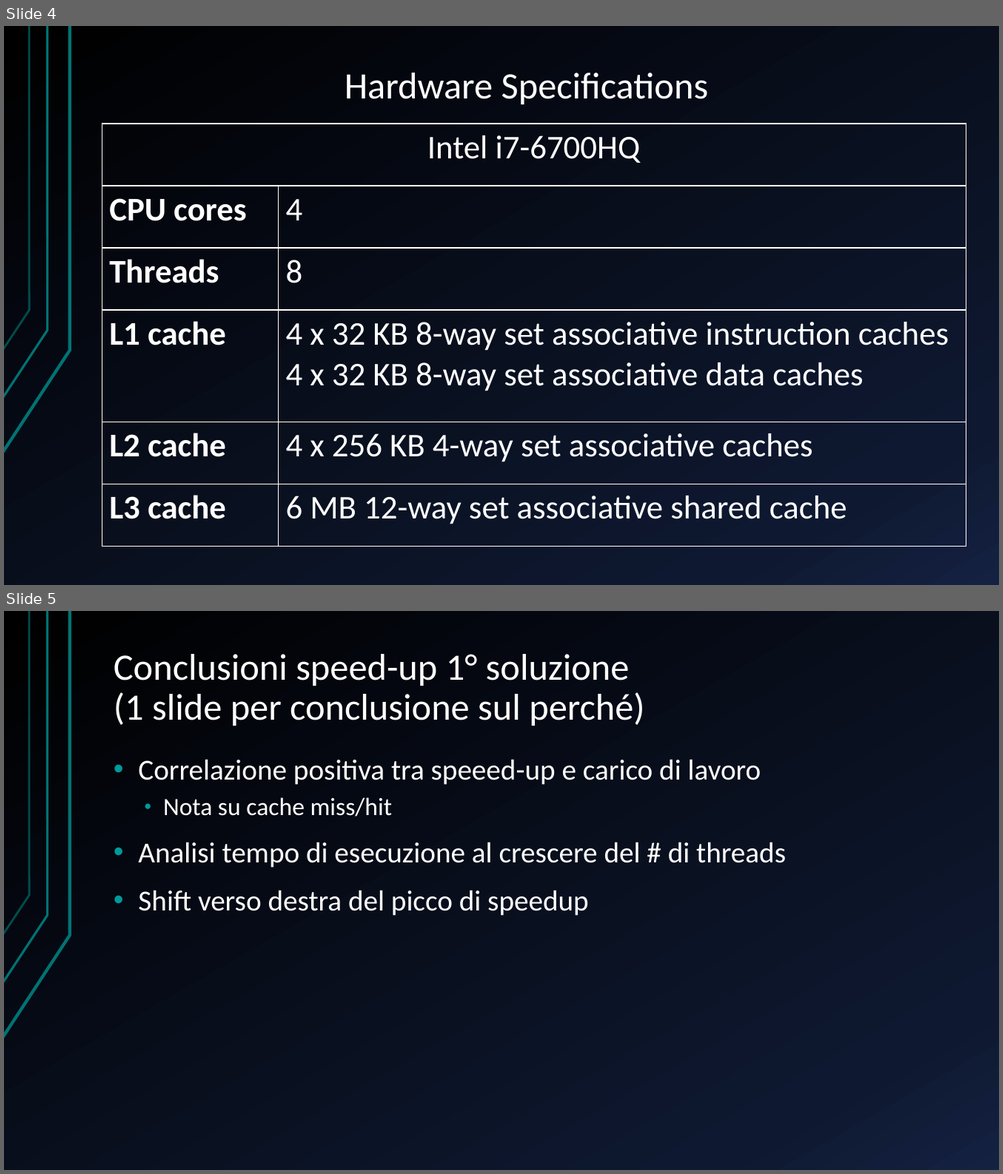
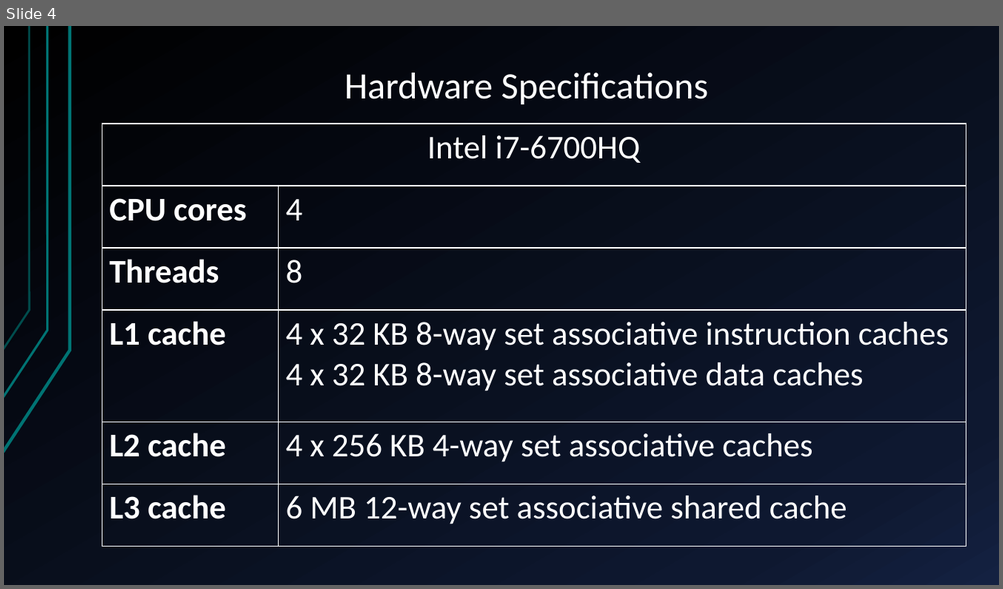
Before and after one commit to glmquint/K-Means-local, a slide deck: documentazione/presentazione.pptx. Shown one above the other, each under a label of ours: slides 4 and 5 before the commit, slide 4 after it. The pictures are 1003x1174 and 1003x589 pixels, drawn with LibreOffice and Linux fonts; fonts in the diff are those of the drawing. Boxes give left, top, right and bottom in pixels: in the first picture for what was removed or moved away, otherwise in the second. Text is boxed around its words. In the diff, an @@ line names an element or a change of style, - is before the commit and + after.

```diff
--- a/documentazione/presentazione.pptx
+++ b/documentazione/presentazione.pptx
@@ slide 5 removed at (x1=4, y1=611, x2=999, y2=1170), background gradient #000000 to #0F1931 to #142242; not listed: 3 template elements that a slide beside it also shows @@
@@ title removed at (x1=114, y1=654, x2=644, y2=726) @@
-Conclusioni speed-up 1° soluzione
-(1 slide per conclusione sul perché)
@@ text removed at (x1=138, y1=759, x2=785, y2=916) @@
-• Correlazione positiva tra speeed-up e carico di lavoro
-  • Nota su cache miss/hit
-• Analisi tempo di esecuzione al crescere del # di threads
-• Shift verso destra del picco di speedup
```
Also in this commit, not shown: 3 slides changed, 8 slides added, 2 other slides removed, 6 other files.
